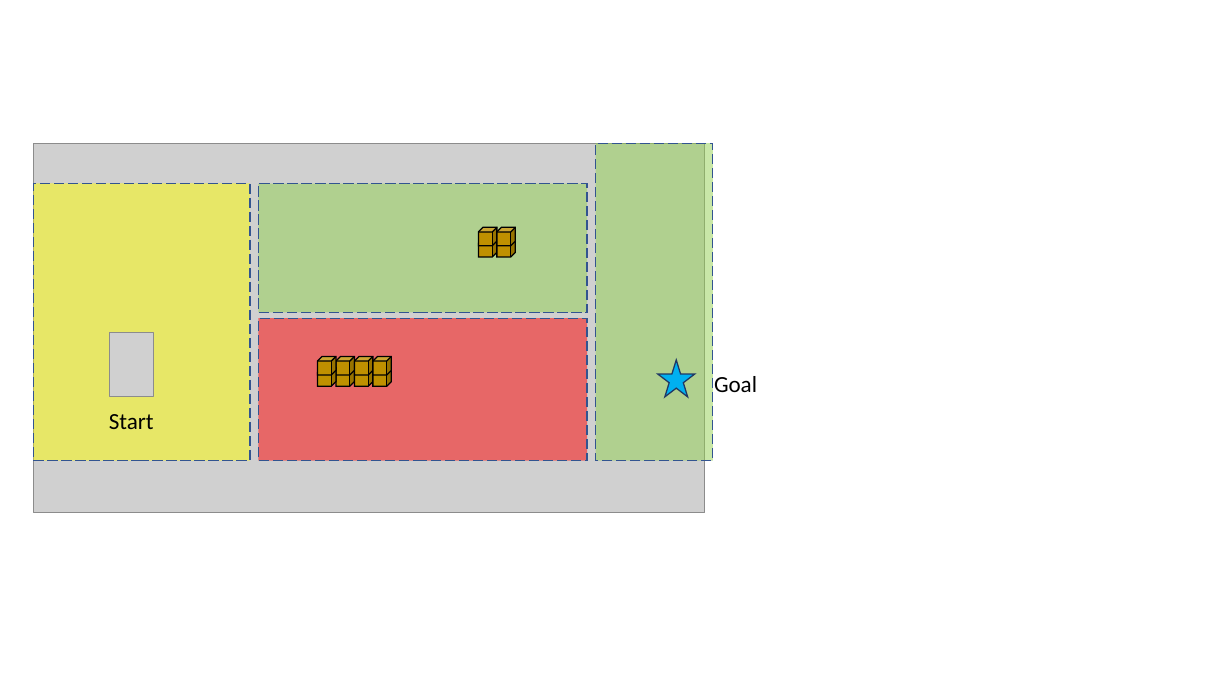
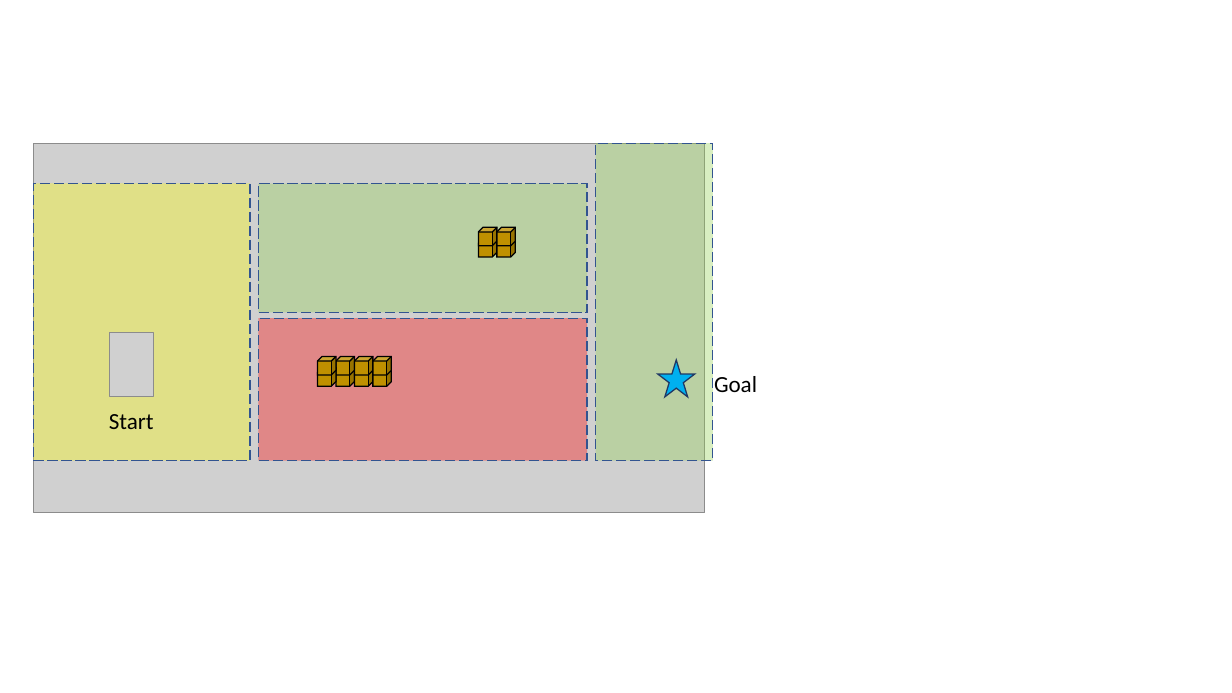
Before and after one commit to cmu-able/explainable-planning, a slide deck: slide 10 of XPlanningEvaluation/data/instruction/instruction.pptx. Drawn at 1232x693 pixels with LibreOffice and Linux fonts; fonts in the diff are those of the drawing; grey boxes stand for pictures. Boxes give left, top, right and bottom in pixels: in the first picture for what was removed or moved away, otherwise in the second. Text is boxed around its words. In the diff, an @@ line names an element or a change of style, - is before the commit and + after.

```diff
--- a/XPlanningEvaluation/data/instruction/instruction.pptx
+++ b/XPlanningEvaluation/data/instruction/instruction.pptx
@@ rectangle at (x1=596, y1=143, x2=714, y2=461): fill #92D050 at 50% opacity to #92D050 at 35% opacity @@
@@ rectangle at (x1=33, y1=184, x2=250, y2=461): fill #FFFF00 at 50% opacity to #FFFF00 at 35% opacity @@
@@ rectangle at (x1=259, y1=184, x2=588, y2=313): fill #92D050 at 50% opacity to #92D050 at 35% opacity @@
@@ rectangle at (x1=259, y1=318, x2=588, y2=460): fill #FF0000 at 50% opacity to #FF0000 at 35% opacity @@
```
Also in this commit, not shown: 2 other slides changed, 3 slides added, 1 slide removed.
